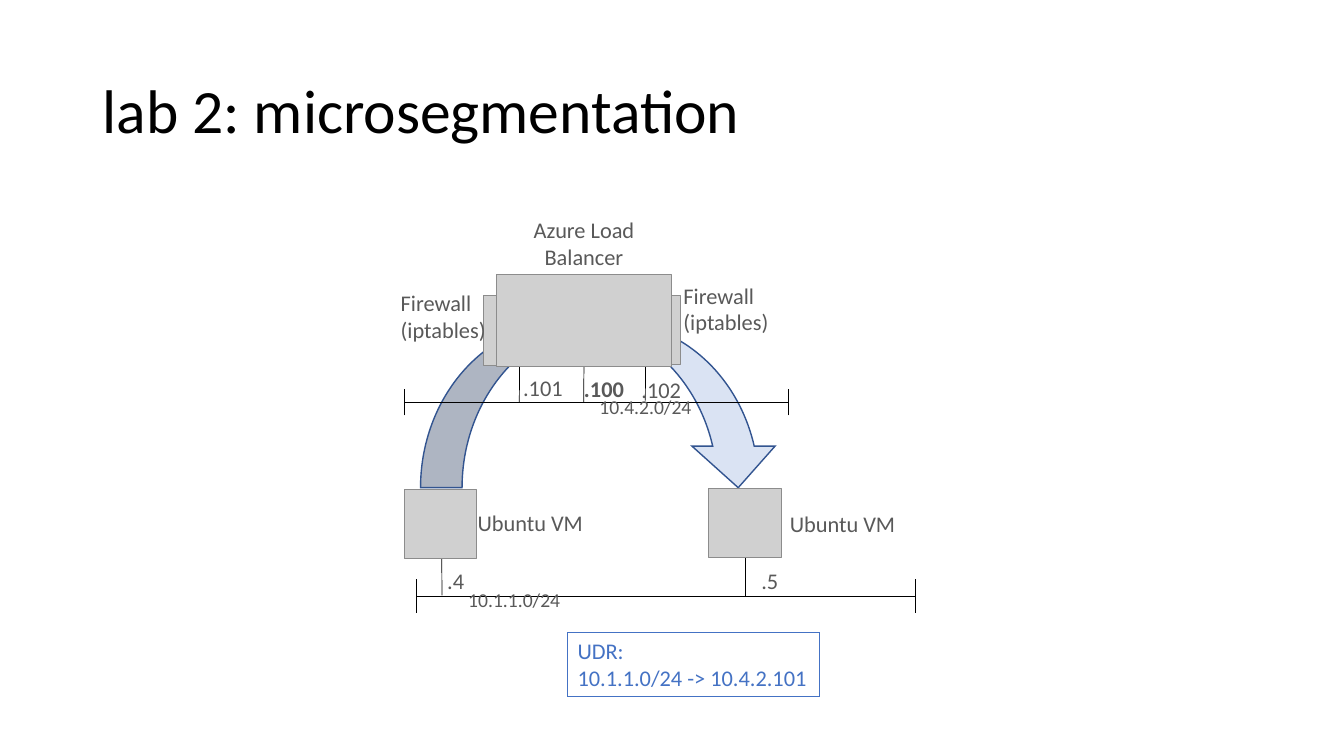
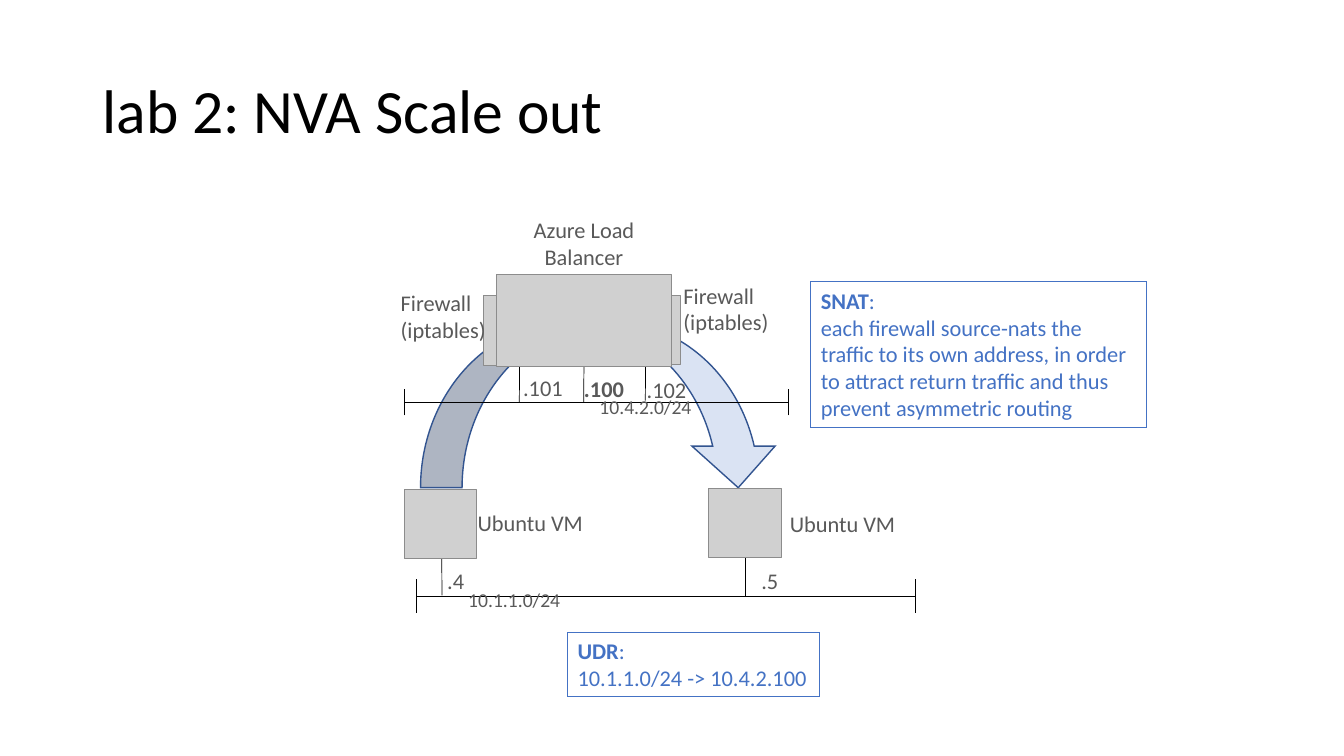
Before and after one commit to erjosito/azure-networking-lab, a slide deck: slide 9 of diagrams.pptx (slide 7 before the commit). Drawn at 1344x756 pixels with LibreOffice and Linux fonts; fonts in the diff are those of the drawing; grey boxes stand for pictures. Boxes give left, top, right and bottom in pixels: in the first picture for what was removed or moved away, otherwise in the second. Text is boxed around its words. In the diff, an @@ line names an element or a change of style, - is before the commit and + after.

```diff
--- a/diagrams.pptx
+++ b/diagrams.pptx
@@ title at (102,90,602,134): text changed @@
-lab 2: microsegmentation
+lab 2: NVA Scale out
@@ rectangle added at (812,282,1147,429), outline #4472C4 0.75 pt, 16 pt, text #4472C4 @@
+SNAT:
+each firewall source-nats the traffic to its own address, in order to attract return traffic and thus prevent asymmetric routing
@@ text ".102": place and size @@
-text ".102" at (641,379,681,404)
+text ".102" at (647,379,687,404)
@@ text in rectangle at (578,644,625,659): bold on in "UDR:" @@
@@ text in rectangle at (578,670,806,687): text changed @@
-10.1.1.0/24 -> 10.4.2.101
+10.1.1.0/24 -> 10.4.2.100
```
Also in this commit, not shown: 2 slides added, 21 other files.
